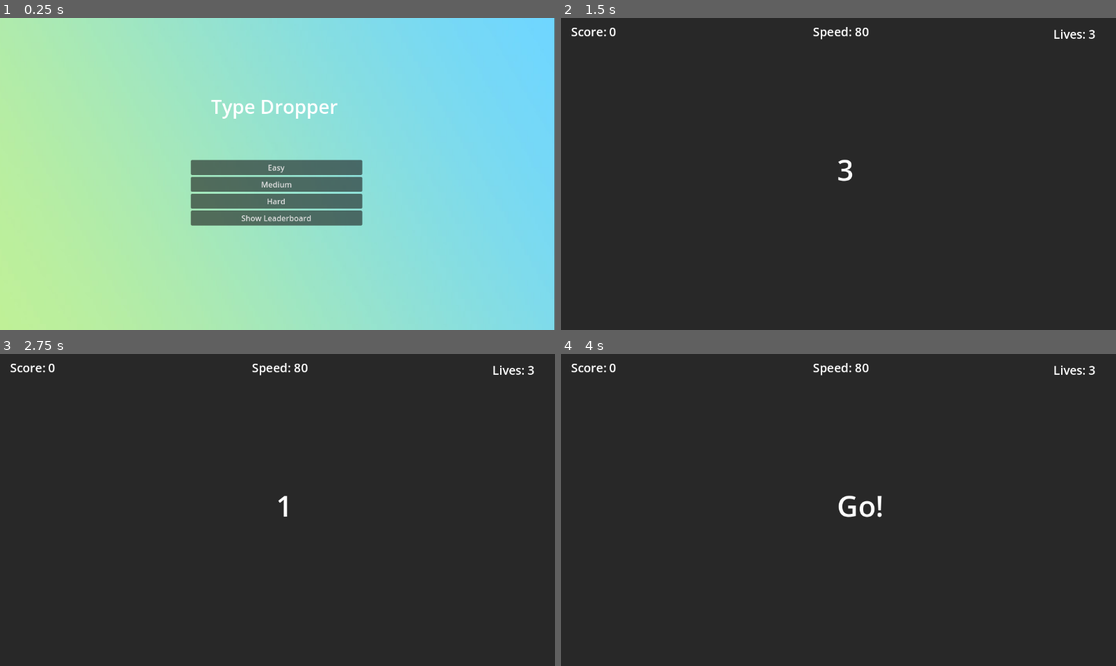
Above: before the commit, frames 1-4 (two rows, left to right).
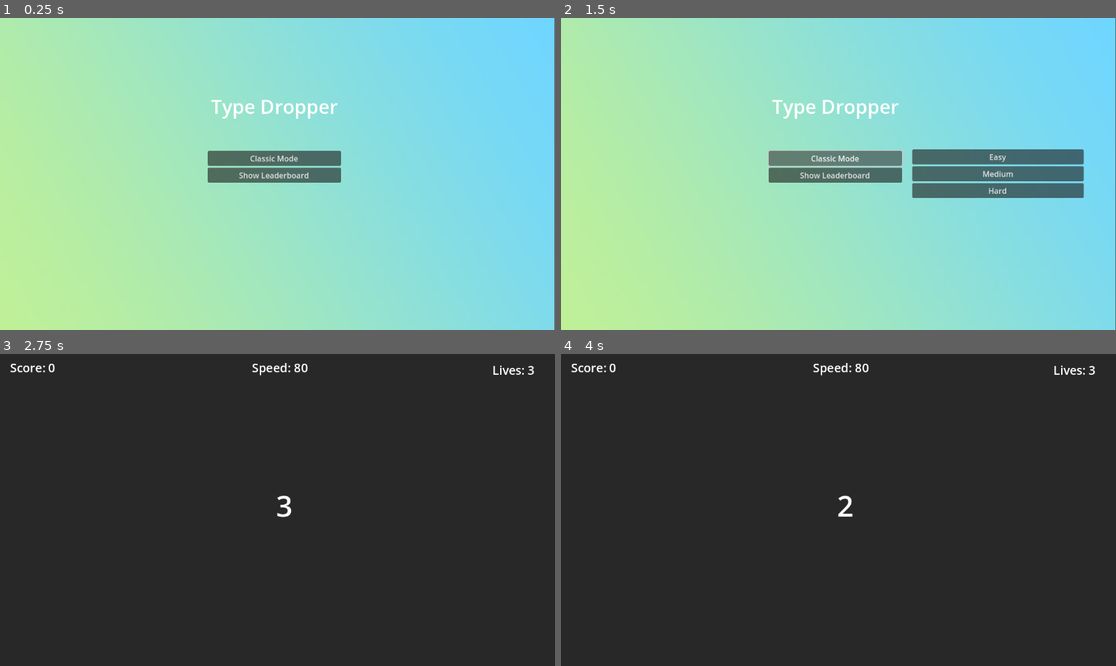
Above: after the commit, the same moments.

Repository: Sneakyweasel90/TypeDropper_Godot
Game: Godot game, scene res://scenes/MainMenu.tscn
The game is run twice, just before and just after one commit, with the same random seed, the same clock (stepped at 60 frames per second) and the same inputs.
Inputs (mouse positions are in pixels of both pictures, inside the frame that each line leads up to):
- Up to frame 1 (0.25 s): no input
- Up to frame 2 (1.5 s): click (838, 183) at 0.5 s, where only the run before the commit has a clickable "Medium"; click (832, 158) at 1.25 s, where only the run after the commit has a clickable "Classic Mode"
- Up to frame 3 (2.75 s): click (438, 525) at 2 s, where only the run after the commit has a clickable "Hard"
- Up to frame 4 (4 s): tap Enter at 2.75 s; tap Backspace at 2.85, 3.6 s; tap Space at 3.5 s

The runs differ from the first frame. In frame 1, 5.6% of the frame differs, in the area x 34-66%, y 42-67%; in frame 2, 100%, in the area x 0-100%, y 0-100%; in frame 3, 0.1%; in frame 4, 0.3%.

Commit message:
Classic Mode added with difficulties

Diff:
--- a/type-dropper/scenes/MainMenu.tscn
+++ b/type-dropper/scenes/MainMenu.tscn
@@ -1,8 +1,7 @@
-[gd_scene load_steps=5 format=3 uid="uid://ctpm5tdrl771f"]
+[gd_scene load_steps=4 format=3 uid="uid://ctpm5tdrl771f"]
 
 [ext_resource type="Script" uid="uid://d1bedmqvc54pv" path="res://scripts/MainMenu.gd" id="1_h7a2f"]
 [ext_resource type="PackedScene" uid="uid://b8hgxnll1bhc8" path="res://scenes/TypeDropper.tscn" id="2_qoqlk"]
-[ext_resource type="PackedScene" uid="uid://beyiun1uybt7k" path="res://scenes/Leaderboard.tscn" id="3_iwfq2"]
 [ext_resource type="Texture2D" uid="uid://bii8ld0ebkvcq" path="res://assets/gradient-toxic.jpg" id="4_qoqlk"]
 
 [node name="MainMenu" type="Control"]
@@ -14,7 +13,6 @@
 offset_bottom = 282.0
 script = ExtResource("1_h7a2f")
 game_scene = ExtResource("2_qoqlk")
-leaderboard_scene = ExtResource("3_iwfq2")
 
 [node name="BackgroundImage" type="TextureRect" parent="."]
 layout_mode = 0
@@ -38,31 +36,47 @@
 text = "Type Dropper"
 
 [node name="VBoxContainer" type="VBoxContainer" parent="."]
+layout_mode = 0
+offset_left = 125.0
+offset_top = -6.0
+offset_right = 402.0
+offset_bottom = 60.0
+
+[node name="ClassicBtn" type="Button" parent="VBoxContainer"]
+layout_mode = 2
+text = "Classic Mode"
+
+[node name="VBoxContainer" type="VBoxContainer" parent="VBoxContainer/ClassicBtn"]
 layout_mode = 1
 anchors_preset = 8
 anchor_left = 0.5
 anchor_top = 0.5
 anchor_right = 0.5
 anchor_bottom = 0.5
-offset_left = 90.0
-offset_top = 13.0
-offset_right = 446.0
-offset_bottom = 149.0
+offset_left = 159.5
+offset_top = -18.5
+offset_right = 515.5
+offset_bottom = 117.5
 grow_horizontal = 2
 grow_vertical = 2
 
-[node name="EasyBtn" type="Button" parent="VBoxContainer"]
+[node name="EasyBtn" type="Button" parent="VBoxContainer/ClassicBtn/VBoxContainer"]
 layout_mode = 2
 text = "Easy"
 
-[node name="MediumBtn" type="Button" parent="VBoxContainer"]
+[node name="MediumBtn" type="Button" parent="VBoxContainer/ClassicBtn/VBoxContainer"]
 layout_mode = 2
 text = "Medium"
 
-[node name="HardBtn" type="Button" parent="VBoxContainer"]
+[node name="HardBtn" type="Button" parent="VBoxContainer/ClassicBtn/VBoxContainer"]
 layout_mode = 2
 text = "Hard"
 
 [node name="LeaderboardBtn" type="Button" parent="VBoxContainer"]
 layout_mode = 2
 text = "Show Leaderboard"
+
+[connection signal="pressed" from="VBoxContainer/ClassicBtn" to="." method="_on_classic_btn_pressed"]
+[connection signal="pressed" from="VBoxContainer/ClassicBtn/VBoxContainer/EasyBtn" to="." method="_on_difficulty_btn_pressed" binds= ["\"easy\""]]
+[connection signal="pressed" from="VBoxContainer/ClassicBtn/VBoxContainer/MediumBtn" to="." method="_on_difficulty_btn_pressed" binds= ["\"medium\""]]
+[connection signal="pressed" from="VBoxContainer/ClassicBtn/VBoxContainer/HardBtn" to="." method="_on_difficulty_btn_pressed" binds= ["\"hard\""]]
--- a/type-dropper/scripts/MainMenu.gd
+++ b/type-dropper/scripts/MainMenu.gd
@@ -1,11 +1,10 @@
 extends Control
 
 @export var game_scene: PackedScene
+@onready var classic_modes = $VBoxContainer/ClassicBtn/VBoxContainer
 
 func _ready():
-	$VBoxContainer/EasyBtn.pressed.connect(start_game.bind("easy"))
-	$VBoxContainer/MediumBtn.pressed.connect(start_game.bind("medium"))
-	$VBoxContainer/HardBtn.pressed.connect(start_game.bind("hard"))
+	classic_modes.visible = false
 
 func start_game(difficulty: String):
 	var scene = game_scene.instantiate()
@@ -14,3 +13,9 @@
 	if get_tree().current_scene:
 		get_tree().current_scene.queue_free()
 	get_tree().current_scene = scene
+
+func _on_classic_btn_pressed() -> void:
+	classic_modes.visible = !classic_modes.visible
+
+func _on_difficulty_btn_pressed(difficulty: String) -> void:
+	start_game(difficulty)
